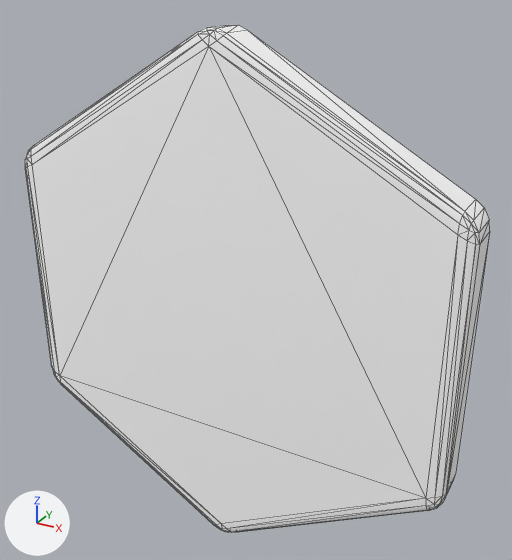
The glTF model assets/game/hex_platform.glb as it was, and as the next commit left it.
Camera for both pictures: a 50 mm camera at (182.0, -299.0, 172.0) aimed at (-2.0, 35.0, 5.0). Lighting does not change. The marker at lower left points along +X, +Y and +Z. Mesh edges are drawn as thin lines. Vertices at the same position are counted once.
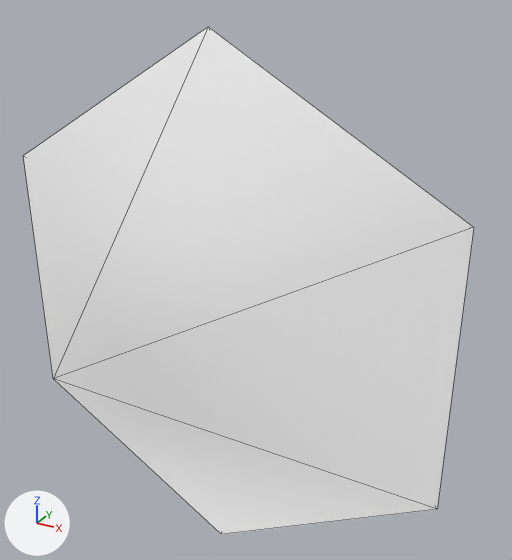
Boxes [x1, y1, x2, y2] around the edits, measured in the pictures (512 x 560 px):
'Cylinder', reshaped, rescaled
    before: [25, 25, 490, 533]
    after: [23, 27, 474, 535]
part 1 of me_cylinder, cut back
    before: [25, 25, 490, 533]
    after: [53, 27, 474, 509]

The change, as a diff of the scene's bpy script:
```diff
--- a/assets/game/hex_platform.glb.py
+++ b/assets/game/hex_platform.glb.py
@@ me_cylinder @@
 # used by ob_cylinder; location = (0.0, 0.0, 0.0); scale = (3.0, 1.0, 3.0)
-me_cylinder.from_pydata(...)  # 96 vertices, 166 faces; spans x -43.3..43.3, y -12.5..9.5, z -49.1..49.1
+me_cylinder.from_pydata(...)  # 7 vertices, 10 faces; spans x -40.3..40.3, y -12.5..78.5, z -46.5..46.5
+# me_cylinder part 1
+# 90 vertices are removed from x -43.3..43.3, y -12.1..9.5, z -49.1..49.1
+# 164 faces are deleted
+# 1 vertex is added at (0.0, 78.5, 0.0)
+# 8 new faces join them
 me_cylinder.materials.append(mat_black_tile)
-me_cylinder.materials.append(mat_border)
@@ ob_cylinder @@
 ob_cylinder.location = (0.0, 0.0, 0.0)
-ob_cylinder.scale = (3.0, 1.0, 3.0)
+ob_cylinder.scale = (3.15, 1.0, 3.18)
```
